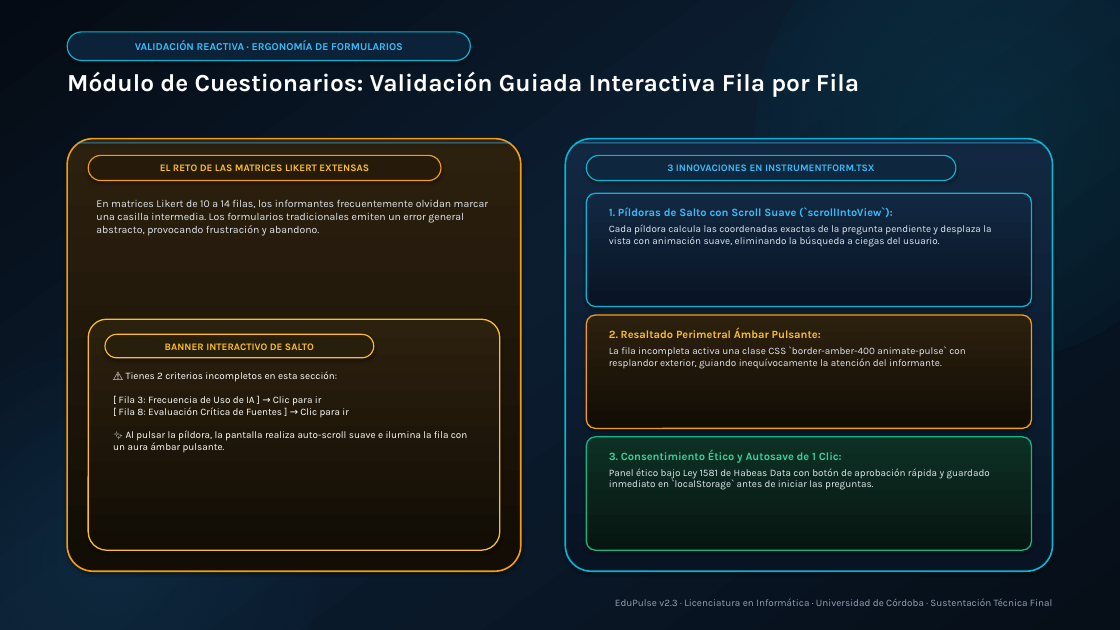
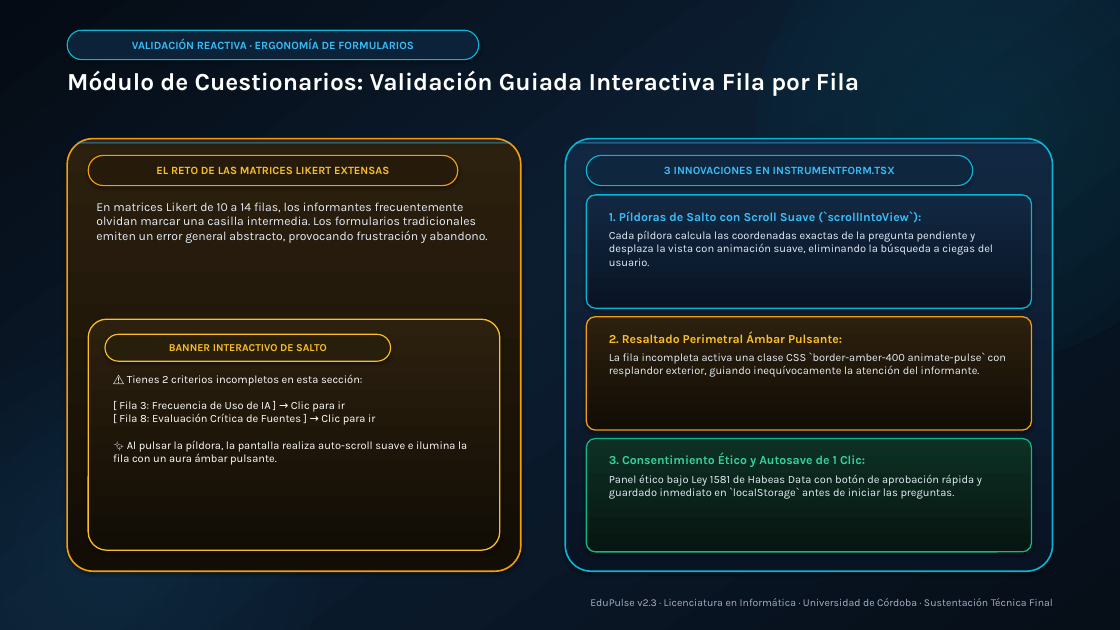
Before and after one commit to JoseDanielDurango/EduPulse, a slide deck: slide 12 of documentation/resources/EduPulse_Development_and_Design_Final.pptx (slide 10 before the commit). Drawn at 1120x630 pixels with LibreOffice and Linux fonts; fonts in the diff are those of the drawing. Boxes give left, top, right and bottom in pixels: in the first picture for what was removed or moved away, otherwise in the second. Text is boxed around its words. In the diff, an @@ line names an element or a change of style, - is before the commit and + after.

Commit message:
style: overhaul presentation into 16 spacious slides with enlarged legible typography and zero empty voids

```diff
--- a/documentation/resources/EduPulse_Development_and_Design_Final.pptx
+++ b/documentation/resources/EduPulse_Development_and_Design_Final.pptx
@@ rounded rectangle "VALIDACIÓN REACTIVA · ERGONOMÍA DE ...": place and size @@
-rounded rectangle "VALIDACIÓN REACTIVA · ERGONOMÍA DE ..." at box(67, 32, 471, 60)
+rounded rectangle "VALIDACIÓN REACTIVA · ERGONOMÍA DE ..." at box(67, 30, 479, 60)
@@ rounded rectangle "VALIDACIÓN REACTIVA · ERGONOMÍA DE ..." at box(67, 30, 479, 60): size 9 to 9.5 pt @@
@@ size 8.5 to 9.5 pt in 3 elements at box(113, 374, 467, 465), box(586, 155, 973, 186), box(88, 155, 458, 186) @@
@@ rounded rectangle "EL RETO DE LAS MATRICES ...": place and size @@
-rounded rectangle "EL RETO DE LAS MATRICES ..." at box(88, 155, 441, 181)
+rounded rectangle "EL RETO DE LAS MATRICES ..." at box(88, 155, 458, 186)
@@ rounded rectangle "3 INNOVACIONES EN INSTRUMENTFORM.TSX": place and size @@
-rounded rectangle "3 INNOVACIONES EN INSTRUMENTFORM.TSX" at box(586, 155, 956, 181)
+rounded rectangle "3 INNOVACIONES EN INSTRUMENTFORM.TSX" at box(586, 155, 973, 186)
@@ text "En matrices Likert de 10 ..." at box(96, 202, 488, 243): size 9 to 10.5 pt, text colour #E2E8F0 to #E6EEF8 @@
@@ text "1. Píldoras de Salto con ..." at box(609, 211, 993, 266): size 9.5 to 10.5 pt in "1. Píldoras de Salto con Scroll Suave ..."; size 8.5 to 9.5 pt, text colour #E2E8F0 to #E6EEF8 in "Cada píldora calcula las coordenadas exactas de ..."; more space between paragraphs @@
@@ text "2. Resaltado Perimetral Ámbar Pulsante:" at box(609, 332, 1006, 377): size 9.5 to 10.5 pt in "2. Resaltado Perimetral Ámbar Pulsante:"; size 8.5 to 9.5 pt, text colour #E2E8F0 to #E6EEF8 in "La fila incompleta activa una clase CSS ..."; more space between paragraphs @@
@@ rounded rectangle "BANNER INTERACTIVO DE SALTO": place and size @@
-rounded rectangle "BANNER INTERACTIVO DE SALTO" at box(105, 334, 374, 358)
+rounded rectangle "BANNER INTERACTIVO DE SALTO" at box(105, 334, 391, 361)
@@ rounded rectangle "BANNER INTERACTIVO DE SALTO" at box(105, 334, 391, 361): size 8.5 to 9 pt @@
@@ text "3. Consentimiento Ético y Autosave ..." at box(609, 453, 982, 499): size 9.5 to 10.5 pt in "3. Consentimiento Ético y Autosave de 1 ..."; size 8.5 to 9.5 pt, text colour #E2E8F0 to #E6EEF8 in "Panel ético bajo Ley 1581 de Habeas ..."; more space between paragraphs @@
@@ text "EduPulse v2.3 · Licenciatura en ..." at box(590, 598, 1053, 606): size 8.5 to 9 pt, text colour #94A3B8 to #A0B2C8 @@
```
Also in this commit, not shown: 12 other slides changed, 3 slides added, 1 slide removed, 3 other files.
